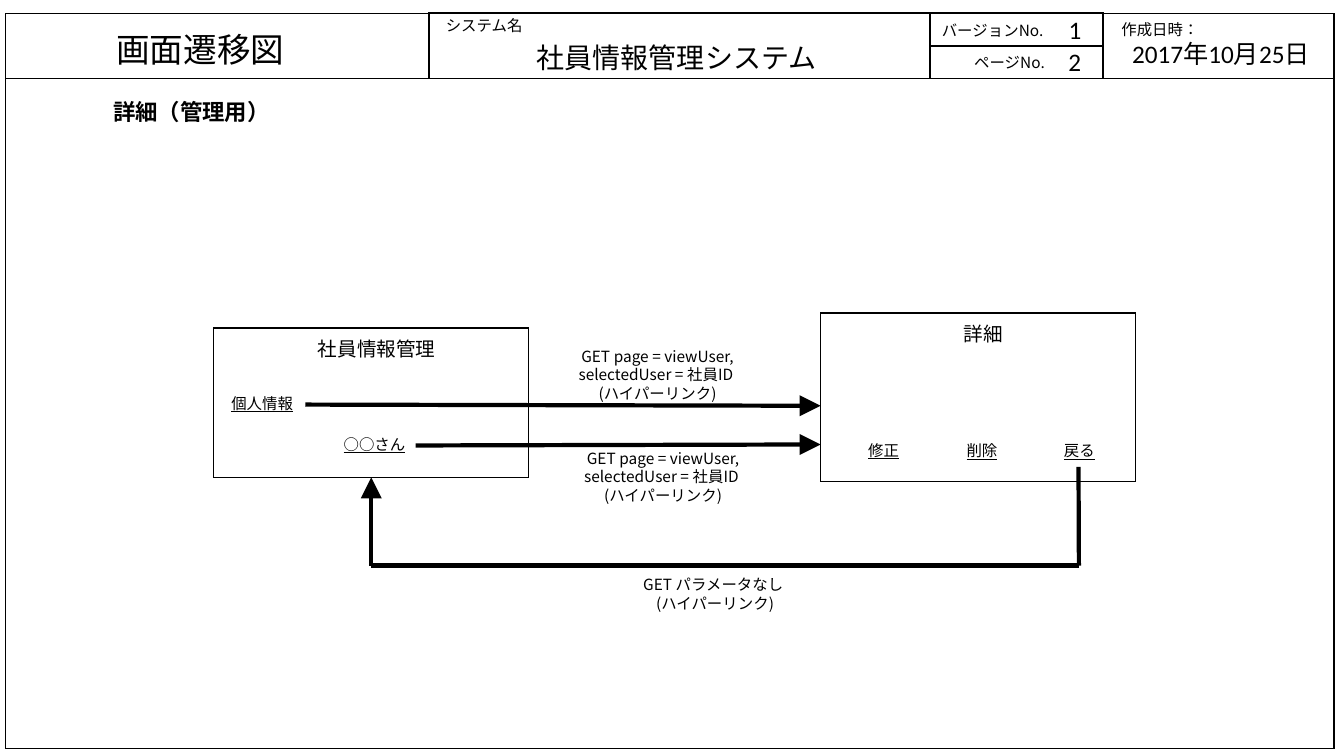
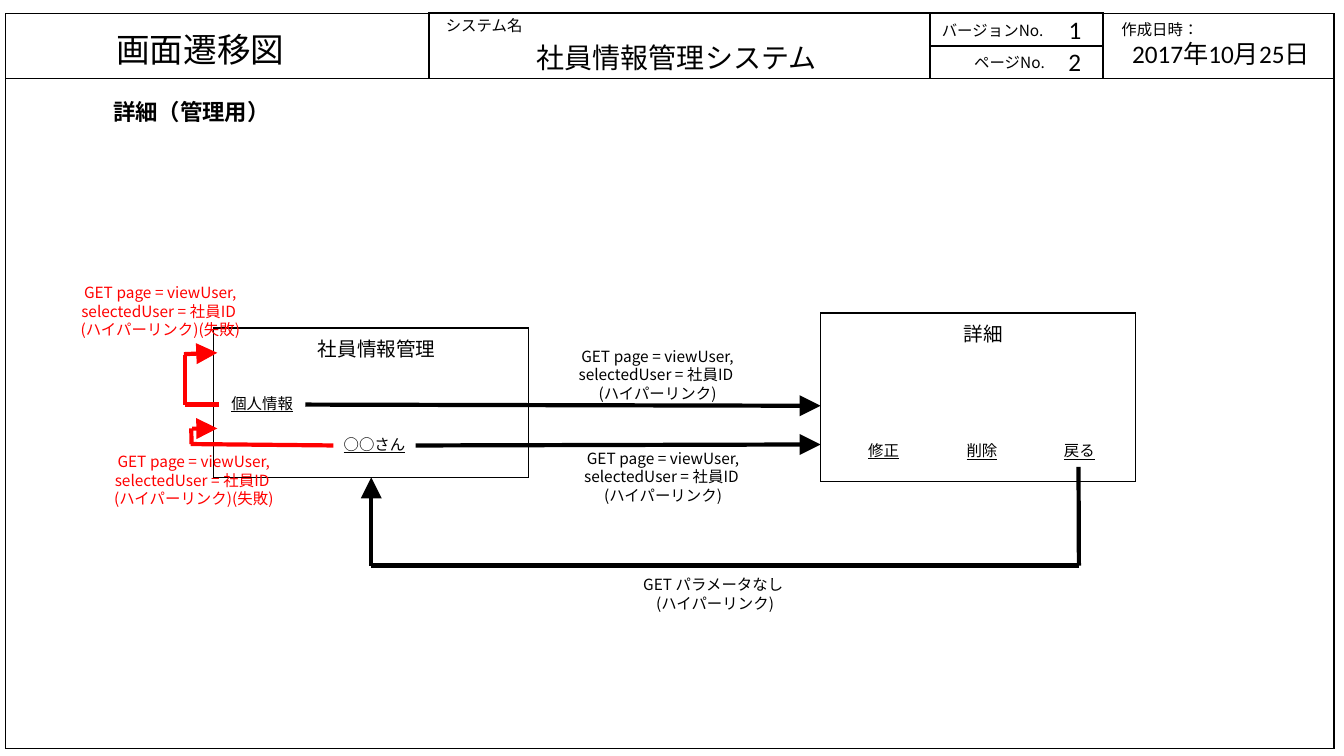
Before and after one commit to java201710/java, a slide deck: slide 2 of 総合演習資料/2.外部設計/画面・状態遷移図_DB.pptx. Drawn at 1344x756 pixels with LibreOffice and Linux fonts; fonts in the diff are those of the drawing. Boxes give left, top, right and bottom in pixels: in the first picture for what was removed or moved away, otherwise in the second. Text is boxed around its words. In the diff, an @@ line names an element or a change of style, - is before the commit and + after.

```diff
--- a/総合演習資料/2.外部設計/画面・状態遷移図_DB.pptx
+++ b/総合演習資料/2.外部設計/画面・状態遷移図_DB.pptx
@@ text added at <box>81,286,240,340</box>, 11 pt, text #FF0000 @@
+GET page = viewUser, selectedUser = 社員ID
+(ハイパーリンク)(失敗)
@@ arrow added from (184, 354) to (218, 353), #FF0000 3 pt @@
@@ line added from (186, 356) to (186, 404), #FF0000 3 pt @@
@@ line added from (186, 404) to (220, 404), #FF0000 3 pt @@
@@ line added from (191, 445) to (334, 446), #FF0000 3 pt @@
@@ line added from (192, 445) to (192, 429), #FF0000 3 pt @@
@@ arrow added from (193, 429) to (218, 429), #FF0000 3 pt @@
@@ text added at <box>114,452,273,507</box>, 11 pt, text #FF0000 @@
+GET page = viewUser, selectedUser = 社員ID
+(ハイパーリンク)(失敗)
```
Also in this commit, not shown: 2 other slides changed, 23 other files.
